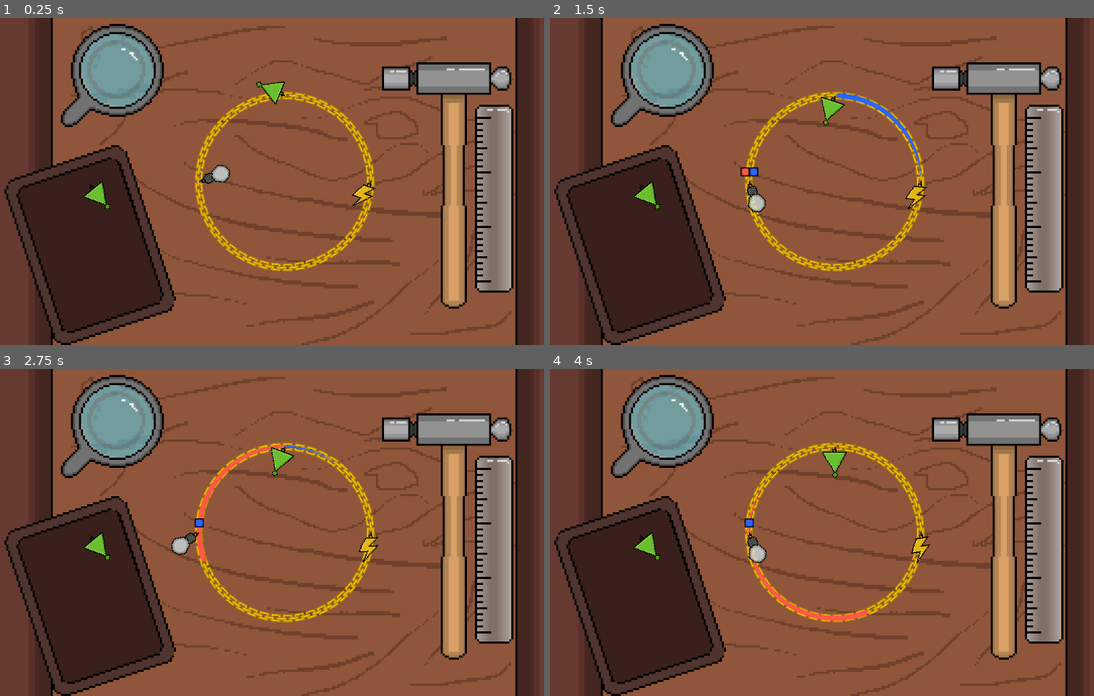
Above: before the commit, frames 1-4 (two rows, left to right).
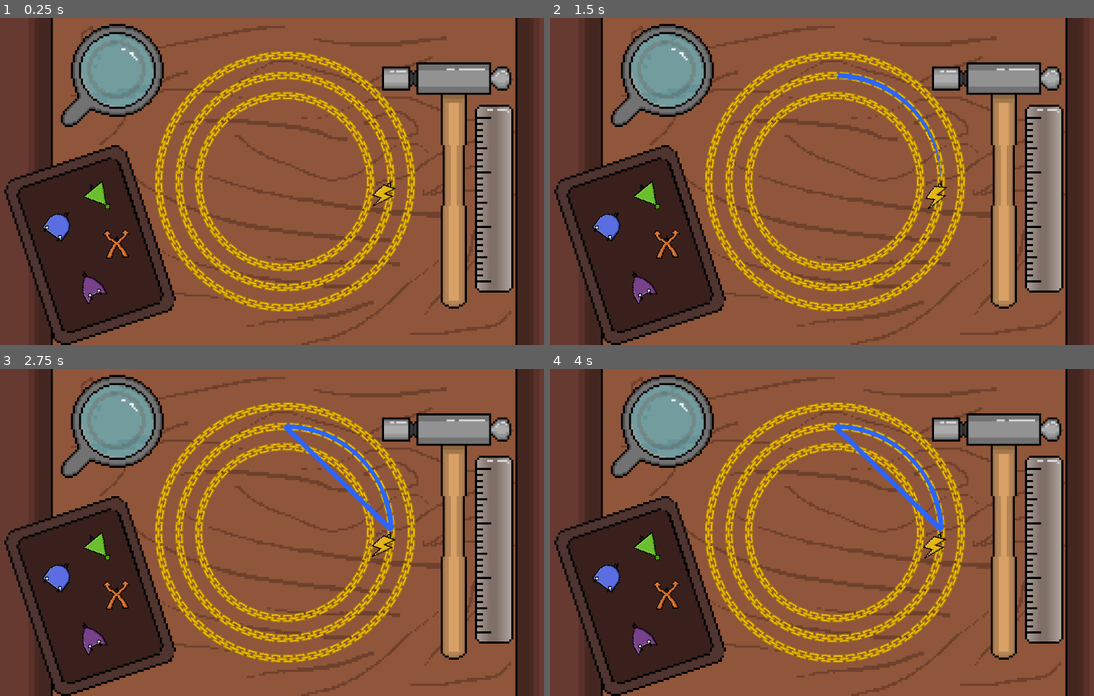
Above: after the commit, the same moments.

Repository: triangle-int/logi-charm
Game: Godot game, scene res://scenes/game.tscn
Same seed, same stepped clock (60 frames per second), same inputs: the game is played once before the commit and once after it.
Inputs (mouse positions are in pixels of both pictures, inside the frame that each line leads up to):
- Up to frame 1 (0.25 s): no input
- Up to frame 2 (1.5 s): tap Enter (ui_accept) at 0.5 s; drag from (925, 197) to (647, 197) at 0.52 s; drag from (843, 112) to (647, 197) at 1.27 s
- Up to frame 3 (2.75 s): move the mouse to (201, 548) at 2.02 s; click (201, 548) at 2.17 s
- Up to frame 4 (4 s): drag from (647, 548) to (658, 483) at 2.77 s; move the mouse to (1006, 581) at 3.52 s; click (1006, 581) at 3.67 s; tap Enter (ui_accept) at 3.77 s

The runs differ from the first frame. In frame 1, 6.7% of the frame differs, in the area x 7-77%, y 10-90%; in frame 2, 7.1%; in frame 3, 7.5%; in frame 4, 7.6%.

Commit message:
All components added

Diff:
--- a/scenes/components/and_component.tscn
+++ b/scenes/components/and_component.tscn
@@ -13,7 +13,7 @@
 
 [node name="AndComponent" type="Node2D" node_paths=PackedStringArray("memory_view")]
 script = ExtResource("1_bxudu")
-width = 1
+width = 2
 memory_view = NodePath("RigidBody2D/Sprite2D/MemoryView")
 signal_angular_vel = 25.0
 
--- a/scenes/components/or_component.tscn
+++ b/scenes/components/or_component.tscn
@@ -13,7 +13,7 @@
 
 [node name="OrComponent" type="Node2D" node_paths=PackedStringArray("memory_view")]
 script = ExtResource("1_yfvdv")
-width = 1
+width = 2
 memory_view = NodePath("RigidBody2D/Sprite2D/MemoryView")
 signal_angular_vel = 25.0
 
--- a/scenes/components/swap_component.tscn
+++ b/scenes/components/swap_component.tscn
@@ -11,7 +11,7 @@
 
 [node name="SwapComponent" type="Node2D"]
 script = ExtResource("1_8va6n")
-width = 1
+width = 2
 signal_angular_vel = 10.0
 
 [node name="PinJoint2D" type="PinJoint2D" parent="."]
--- a/scenes/game.tscn
+++ b/scenes/game.tscn
@@ -1,23 +1,22 @@
-[gd_scene load_steps=15 format=3 uid="uid://bgiov8vdeao7u"]
+[gd_scene load_steps=14 format=3 uid="uid://bgiov8vdeao7u"]
 
 [ext_resource type="PackedScene" uid="uid://b60ca387m477t" path="res://scenes/pointer.tscn" id="1_vpf3b"]
 [ext_resource type="Script" path="res://scripts/game_loader.gd" id="1_wymu5"]
-[ext_resource type="PackedScene" uid="uid://dg4tgewsq1sgl" path="res://scenes/levels/enabled/level_1.tscn" id="3_11sif"]
-[ext_resource type="PackedScene" uid="uid://cunwq4ykl2eh7" path="res://scenes/levels/enabled/level_2.tscn" id="4_2g3dj"]
+[ext_resource type="PackedScene" uid="uid://ci2gb164bp2m7" path="res://scenes/levels/enabled/level_0.tscn" id="2_ywm11"]
 [ext_resource type="Texture2D" uid="uid://cls3lb181j2bm" path="res://sprites/background/rings_shadow.png" id="4_im5cd"]
-[ext_resource type="PackedScene" uid="uid://cclit4kwl4q0v" path="res://scenes/levels/enabled/level_3.tscn" id="5_q7rmr"]
 [ext_resource type="Script" path="res://scripts/chain/straight_chain.gd" id="5_rxk4b"]
 [ext_resource type="Texture2D" uid="uid://c8nvqsmkdwk86" path="res://sprites/background/table_background.png" id="5_s121d"]
 [ext_resource type="PackedScene" uid="uid://27ly8i0tovum" path="res://scenes/chain.tscn" id="6_mbphy"]
-[ext_resource type="PackedScene" uid="uid://c67v7icd6c5bf" path="res://scenes/levels/enabled/level_4.tscn" id="6_tcou2"]
-[ext_resource type="PackedScene" uid="uid://bh4b8f62lmwkd" path="res://scenes/levels/enabled/level_5.tscn" id="7_15ye1"]
 [ext_resource type="Texture2D" uid="uid://d3xuk5p8mdhpn" path="res://sprites/background/table_toolbox.png" id="7_jwhax"]
 [ext_resource type="PackedScene" uid="uid://c25ufp6ujfbvv" path="res://scenes/chain_node.tscn" id="7_pxj6s"]
+[ext_resource type="PackedScene" uid="uid://c5psmlls6bj87" path="res://scenes/pickable_components/swap_component_pickable.tscn" id="12_i804a"]
 [ext_resource type="PackedScene" uid="uid://bdoqbc22revfl" path="res://scenes/pickable_components/not_component_pickable.tscn" id="14_1ffrp"]
+[ext_resource type="PackedScene" uid="uid://c174mm6nxtje0" path="res://scenes/pickable_components/and_component_pickable.tscn" id="14_qci3a"]
+[ext_resource type="PackedScene" uid="uid://bwml0adtupjp0" path="res://scenes/pickable_components/or_component_pickable.tscn" id="15_2w61e"]
 
 [node name="Game" type="Node2D"]
 script = ExtResource("1_wymu5")
-levels = Array[PackedScene]([ExtResource("3_11sif"), ExtResource("4_2g3dj"), ExtResource("5_q7rmr"), ExtResource("6_tcou2"), ExtResource("7_15ye1")])
+levels = Array[PackedScene]([ExtResource("2_ywm11")])
 
 [node name="Center" type="Node2D" parent="."]
 position = Vector2(576, 324)
@@ -68,6 +67,18 @@
 position = Vector2(52.25, 88.75)
 rotation = -0.689405
 
+[node name="AndComponentPickable" parent="Toolbox" instance=ExtResource("14_qci3a")]
+position = Vector2(32, 102.5)
+rotation = 0.628319
+
+[node name="OrComponentPickable" parent="Toolbox" instance=ExtResource("15_2w61e")]
+position = Vector2(47.5, 132.25)
+rotation = -0.497419
+
+[node name="SwapComponentPickable" parent="Toolbox" instance=ExtResource("12_i804a")]
+position = Vector2(60.75, 112.5)
+rotation = -0.0541052
+
 [node name="CanvasLayer" type="CanvasLayer" parent="."]
 layer = -20
 
--- a/scenes/levels/enabled/level_0.tscn
+++ b/scenes/levels/enabled/level_0.tscn
@@ -1,65 +1,14 @@
-[gd_scene load_steps=9 format=3 uid="uid://ci2gb164bp2m7"]
+[gd_scene load_steps=4 format=3 uid="uid://ci2gb164bp2m7"]
 
 [ext_resource type="Script" path="res://scripts/level.gd" id="1_d8uip"]
 [ext_resource type="Resource" uid="uid://cp8n0oock38lp" path="res://resources/rings/ring_3.tres" id="2_0jjf1"]
 [ext_resource type="PackedScene" uid="uid://pumfprhltbaf" path="res://scenes/components/init_component.tscn" id="3_llrta"]
-[ext_resource type="PackedScene" uid="uid://blp38uqok1hw2" path="res://scenes/components/and_component.tscn" id="3_owioq"]
-[ext_resource type="PackedScene" uid="uid://p6kikp3bppfh" path="res://scenes/components/or_component.tscn" id="4_chcwb"]
-[ext_resource type="PackedScene" uid="uid://xjea3vckpfat" path="res://scenes/components/not_component.tscn" id="5_0rc8m"]
-[ext_resource type="PackedScene" uid="uid://e33vqmafam83" path="res://scenes/components/swap_component.tscn" id="6_1sx3g"]
-[ext_resource type="PackedScene" uid="uid://dtmhm8xn55o03" path="res://scenes/components/end_component.tscn" id="7_24f5p"]
 
 [node name="Level" type="Node2D"]
 script = ExtResource("1_d8uip")
 rings_config = ExtResource("2_0jjf1")
 
 [node name="InitComponent" parent="." instance=ExtResource("3_llrta")]
-position = Vector2(114.346, -176.139)
-rotation = 0.995
-angle = 0.995
+position = Vector2(210, 0)
+locked = true
 attached_to = 1
-
-[node name="NotComponent" parent="." instance=ExtResource("5_0rc8m")]
-position = Vector2(-147.57, -149.409)
-rotation = 2.35
-angle = 2.35
-attached_to = 1
-
-[node name="SwapComponent2" parent="." instance=ExtResource("6_1sx3g")]
-position = Vector2(-224.078, 51.854)
-rotation = 3.369
-angle = 3.369
-attached_to = 1
-width = 2
-
-[node name="OrComponent" parent="." instance=ExtResource("4_chcwb")]
-position = Vector2(-117.449, 149.351)
-rotation = 4.046
-angle = 4.046
-width = 2
-
-[node name="SwapComponent" parent="." instance=ExtResource("6_1sx3g")]
-position = Vector2(112.644, 153.007)
-rotation = 5.347
-angle = 5.347
-width = 2
-
-[node name="NotComponent2" parent="." instance=ExtResource("5_0rc8m")]
-position = Vector2(189.193, 17.4904)
-rotation = 6.191
-angle = 6.191
-width = 2
-
-[node name="EndComponent" parent="." instance=ExtResource("7_24f5p")]
-position = Vector2(-34.9494, -207.071)
-rotation = 1.738
-activation_seq = Array[bool]([true, true, true])
-angle = 1.738
-attached_to = 1
-
-[node name="AndComponent" parent="." instance=ExtResource("3_owioq")]
-position = Vector2(-1.46946, 229.995)
-rotation = 4.706
-angle = 4.706
-attached_to = 1
-width = 2
--- /dev/null
+++ b/scenes/pickable_components/and_component_pickable.tscn
@@ -0,0 +1,27 @@
+[gd_scene load_steps=5 format=3 uid="uid://c174mm6nxtje0"]
+
+[ext_resource type="Script" path="res://scripts/component_pickable.gd" id="1_nvqr1"]
+[ext_resource type="PackedScene" uid="uid://blp38uqok1hw2" path="res://scenes/components/and_component.tscn" id="2_k7e65"]
+[ext_resource type="Texture2D" uid="uid://e4udc2n6ulhw" path="res://sprites/gates/and_gate.png" id="3_1l1f0"]
+
+[sub_resource type="RectangleShape2D" id="RectangleShape2D_nalau"]
+size = Vector2(12, 16)
+
+[node name="AndComponentPickable" type="Node2D"]
+script = ExtResource("1_nvqr1")
+component = ExtResource("2_k7e65")
+lerp_speed = 10.0
+snap_threshold = 75.0
+
+[node name="Sprite2D" type="Sprite2D" parent="."]
+texture_filter = 1
+scale = Vector2(0.5, 0.5)
+texture = ExtResource("3_1l1f0")
+hframes = 4
+
+[node name="Area2D" type="Area2D" parent="."]
+
+[node name="CollisionShape2D" type="CollisionShape2D" parent="Area2D"]
+shape = SubResource("RectangleShape2D_nalau")
+
+[connection signal="input_event" from="Area2D" to="." method="_on_input_event"]
--- /dev/null
+++ b/scenes/pickable_components/or_component_pickable.tscn
@@ -0,0 +1,27 @@
+[gd_scene load_steps=5 format=3 uid="uid://bwml0adtupjp0"]
+
+[ext_resource type="Script" path="res://scripts/component_pickable.gd" id="1_rv3px"]
+[ext_resource type="PackedScene" uid="uid://p6kikp3bppfh" path="res://scenes/components/or_component.tscn" id="2_2sufw"]
+[ext_resource type="Texture2D" uid="uid://b5o1desqe0lp2" path="res://sprites/gates/or_gate.png" id="3_io24y"]
+
+[sub_resource type="RectangleShape2D" id="RectangleShape2D_nalau"]
+size = Vector2(12, 16)
+
+[node name="OrComponentPickable" type="Node2D"]
+script = ExtResource("1_rv3px")
+component = ExtResource("2_2sufw")
+lerp_speed = 10.0
+snap_threshold = 75.0
+
+[node name="Sprite2D" type="Sprite2D" parent="."]
+texture_filter = 1
+scale = Vector2(0.5, 0.5)
+texture = ExtResource("3_io24y")
+hframes = 4
+
+[node name="Area2D" type="Area2D" parent="."]
+
+[node name="CollisionShape2D" type="CollisionShape2D" parent="Area2D"]
+shape = SubResource("RectangleShape2D_nalau")
+
+[connection signal="input_event" from="Area2D" to="." method="_on_input_event"]
--- /dev/null
+++ b/scenes/pickable_components/swap_component_pickable.tscn
@@ -0,0 +1,27 @@
+[gd_scene load_steps=5 format=3 uid="uid://c5psmlls6bj87"]
+
+[ext_resource type="Script" path="res://scripts/component_pickable.gd" id="1_4087i"]
+[ext_resource type="PackedScene" uid="uid://e33vqmafam83" path="res://scenes/components/swap_component.tscn" id="2_mk2h3"]
+[ext_resource type="Texture2D" uid="uid://bsb61658ojqw2" path="res://sprites/gates/swap_gate.png" id="3_7f7su"]
+
+[sub_resource type="RectangleShape2D" id="RectangleShape2D_p0tg6"]
+size = Vector2(14, 16)
+
+[node name="SwapComponentPickable" type="Node2D"]
+script = ExtResource("1_4087i")
+component = ExtResource("2_mk2h3")
+lerp_speed = 10.0
+snap_threshold = 75.0
+
+[node name="Sprite2D" type="Sprite2D" parent="."]
+texture_filter = 1
+scale = Vector2(0.5, 0.5)
+texture = ExtResource("3_7f7su")
+hframes = 4
+
+[node name="Area2D" type="Area2D" parent="."]
+
+[node name="CollisionShape2D" type="CollisionShape2D" parent="Area2D"]
+shape = SubResource("RectangleShape2D_p0tg6")
+
+[connection signal="input_event" from="Area2D" to="." method="_on_input_event"]
--- a/scripts/component_pickable.gd
+++ b/scripts/component_pickable.gd
@@ -67,22 +67,28 @@
 
 func _snap_to_rings():
 	var level: Level = game.current_level
+	var radiuses = level.rings_config.radiuses
+	match _component_instance.width:
+		2:
+			if len(radiuses) < 2:
+				radiuses = []
+
+			var new_radiuses = []
+			for index in range(1, len(radiuses)):
+				var diff = radiuses[index] - radiuses[index - 1]
+				new_radiuses.append(radiuses[index - 1] + diff / 2)
+			radiuses = new_radiuses
+
 	var component_position = _component_instance.get_anchor_position()
 	var distance = component_position.length()
 	var seleted_ring = -1
-	match _component_instance.width:
-		1:
-			var radiuses = level.rings_config.radiuses
-			var selected_distance = 1e9
-			for index in range(len(radiuses)):
-				var new_distance = absf(radiuses[index] - distance)
-				if new_distance < snap_threshold and \
-					(seleted_ring == -1 or new_distance < selected_distance):
-					seleted_ring = index
-					selected_distance = new_distance
-		2:
-			# TODO: Implement component snapping with width=2
-			pass
+	var selected_distance = 1e9
+	for index in range(len(radiuses)):
+		var new_distance = absf(radiuses[index] - distance)
+		if new_distance < snap_threshold and \
+			(seleted_ring == -1 or new_distance < selected_distance):
+			seleted_ring = index
+			selected_distance = new_distance
 
 	if seleted_ring == -1:
 		_component_instance.queue_free()
@@ -91,5 +97,7 @@
 	ComponentsSignals.stop_simulation()
 	_component_instance.attached_to = seleted_ring
 	_component_instance.angle = atan2(-component_position.y, component_position.x)
+	if _component_instance.angle < 0:
+		_component_instance.angle += 2 * PI
 	ComponentsSignals.attach_component(_component_instance)
 	level.update_component_position(_component_instance)
